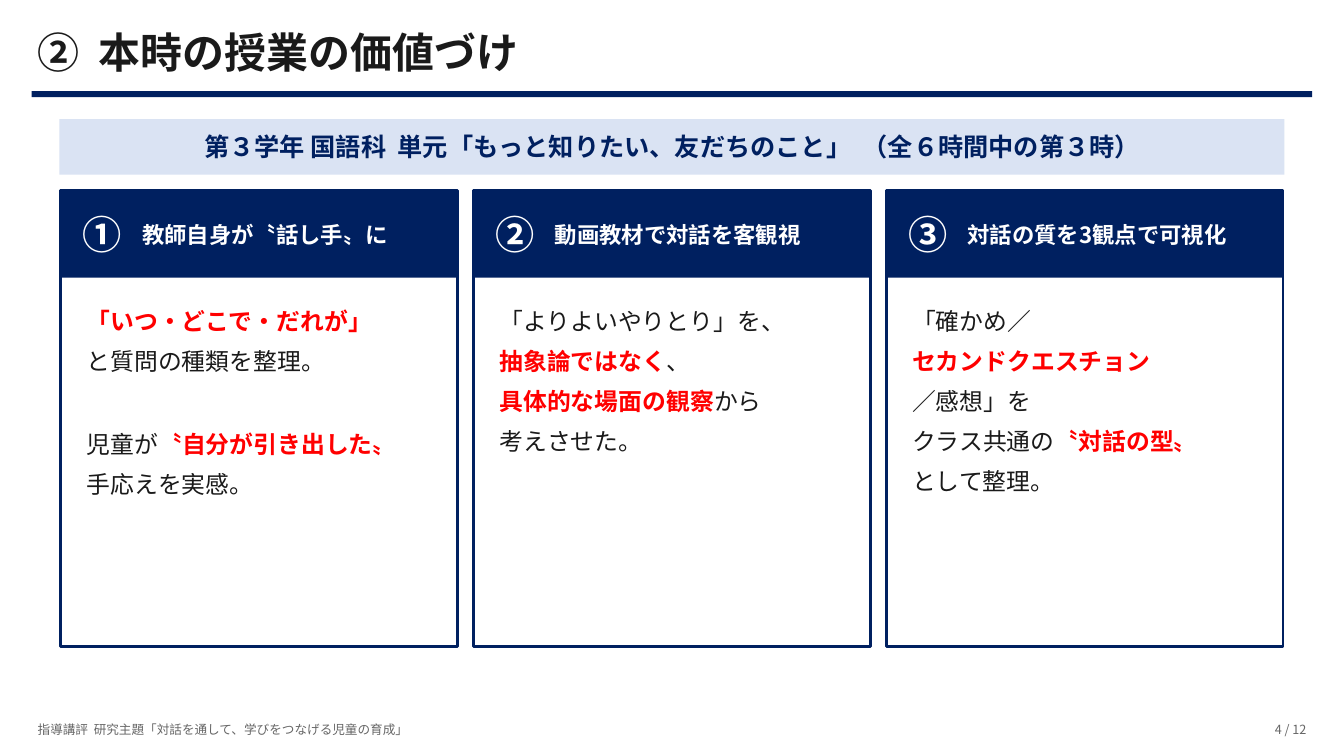
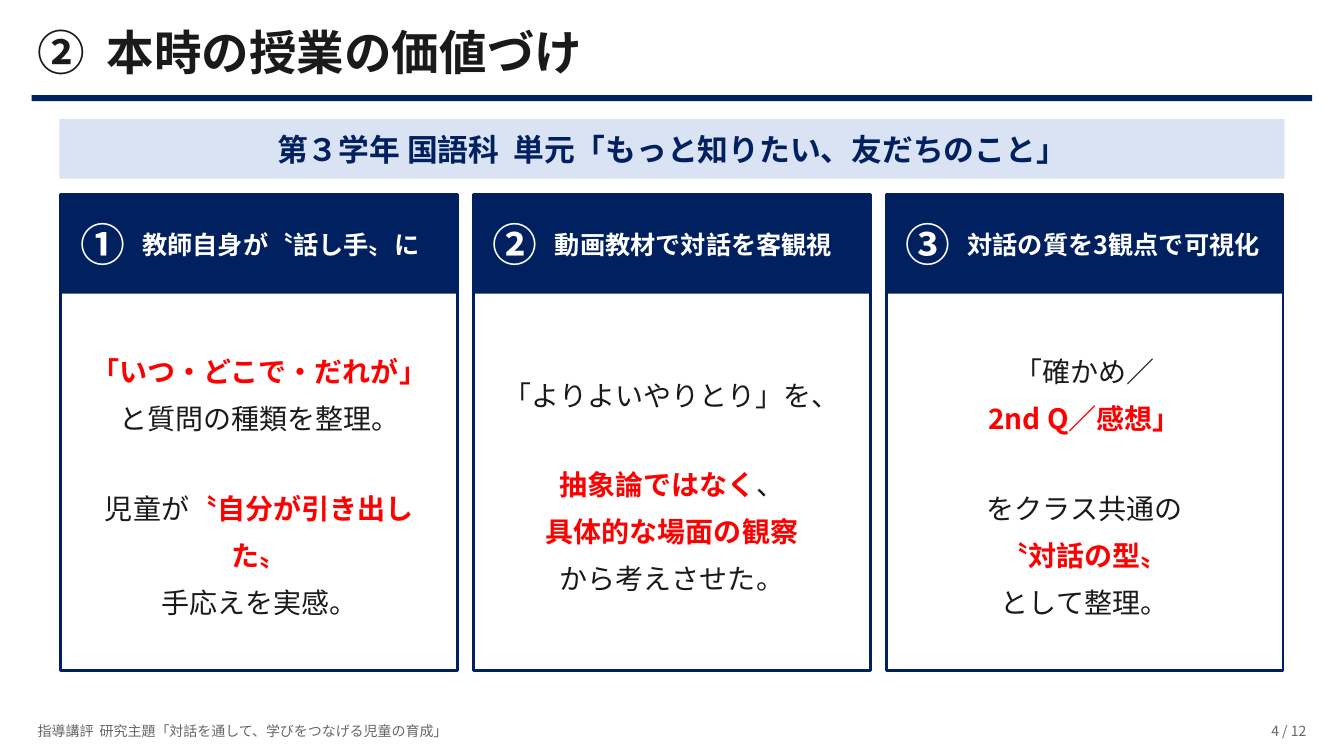
Before and after one commit to contynet730-star/con30, a slide deck: slide 4 of 指導講評_対話を通して学びをつなげる児童.pptx. Drawn at 1344x756 pixels with LibreOffice and Linux fonts; fonts in the diff are those of the drawing. Boxes give left, top, right and bottom in pixels: in the first picture for what was removed or moved away, otherwise in the second. Text is boxed around its words. In the diff, an @@ line names an element or a change of style, - is before the commit and + after.

```diff
--- a/指導講評_対話を通して学びをつなげる児童.pptx
+++ b/指導講評_対話を通して学びをつなげる児童.pptx
@@ text "② 本時の授業の価値づけ" at box(38, 29, 582, 75): size 30 to 34 pt @@
@@ rectangle: place and size @@
-rectangle at box(59, 119, 1285, 174)
+rectangle at box(59, 119, 1285, 178)
@@ text at box(277, 134, 1066, 164): text changed; size 18 to 22 pt @@
-第３学年 国語科 単元「もっと知りたい、友だちのこと」 （全６時間中の第３時）
+第３学年 国語科 単元「もっと知りたい、友だちのこと」
@@ rectangle: place and size @@
-rectangle at box(60, 191, 458, 278)
+rectangle at box(60, 195, 458, 293)
@@ rectangle: place and size @@
-rectangle at box(60, 191, 458, 647)
+rectangle at box(60, 195, 458, 670)
@@ rectangle: place and size @@
-rectangle at box(474, 191, 871, 278)
+rectangle at box(474, 195, 871, 293)
@@ rectangle: place and size @@
-rectangle at box(474, 191, 871, 647)
+rectangle at box(474, 195, 871, 670)
@@ rectangle: place and size @@
-rectangle at box(886, 191, 1284, 278)
+rectangle at box(886, 195, 1284, 293)
@@ rectangle: place and size @@
-rectangle at box(886, 191, 1284, 647)
+rectangle at box(886, 195, 1284, 670)
@@ size 28 to 32 pt in 3 elements at box(80, 223, 125, 265), box(493, 223, 538, 265), box(905, 223, 950, 265) @@
@@ size 16 to 18 pt in 3 elements at box(142, 232, 419, 257), box(555, 232, 832, 257), box(968, 232, 1260, 257) @@
@@ text "「いつ・どこで・だれが」": place and size @@
-text "「いつ・どこで・だれが」" at box(87, 309, 397, 495)
+text "「いつ・どこで・だれが」" at box(91, 358, 427, 615)
@@ text "「いつ・どこで・だれが」" at box(91, 358, 427, 615): size 17 to 20 pt; alignment left to centre; vertical alignment top to middle @@
@@ text "「よりよいやりとり」を、": place and size @@
-text "「よりよいやりとり」を、" at box(499, 310, 785, 452)
+text "「よりよいやりとり」を、" at box(504, 382, 840, 591)
@@ text "「よりよいやりとり」を、" at box(504, 382, 840, 591): vertical alignment top to middle @@
@@ text "「確かめ／" at box(987, 358, 1183, 615): vertical alignment top to middle @@
@@ text "「確かめ／": place and size @@
-text "「確かめ／" at box(912, 310, 1198, 492)
+text "「確かめ／" at box(987, 358, 1183, 615)
@@ text at box(1001, 358, 1168, 615): size 17 to 20 pt in "「確かめ／", "として整理。"; alignment left to centre @@
@@ text at box(504, 382, 840, 498): size 17 to 20 pt in "「よりよいやりとり」を、", "抽象論ではなく、"; alignment left to centre @@
@@ text at box(987, 405, 1183, 569): text changed; size 17 to 20 pt @@
-セカンドクエスチョン
-／感想」を
-クラス共通の〝対話の型〟
+2nd Q／感想」
+をクラス共通の
+〝対話の型〟
@@ text at box(546, 518, 798, 591): text changed; size 17 to 20 pt @@
-具体的な場面の観察から
-考えさせた。
+具体的な場面の観察
+から考えさせた。
@@ text "指導講評 研究主題「対話を通して、学びをつなげる児童の育成」" at box(38, 724, 448, 737): size 9 to 10 pt @@
@@ text "4 / 12" at box(1271, 725, 1307, 736): size 9 to 10 pt @@
```
Also in this commit, not shown: 11 other slides changed.
